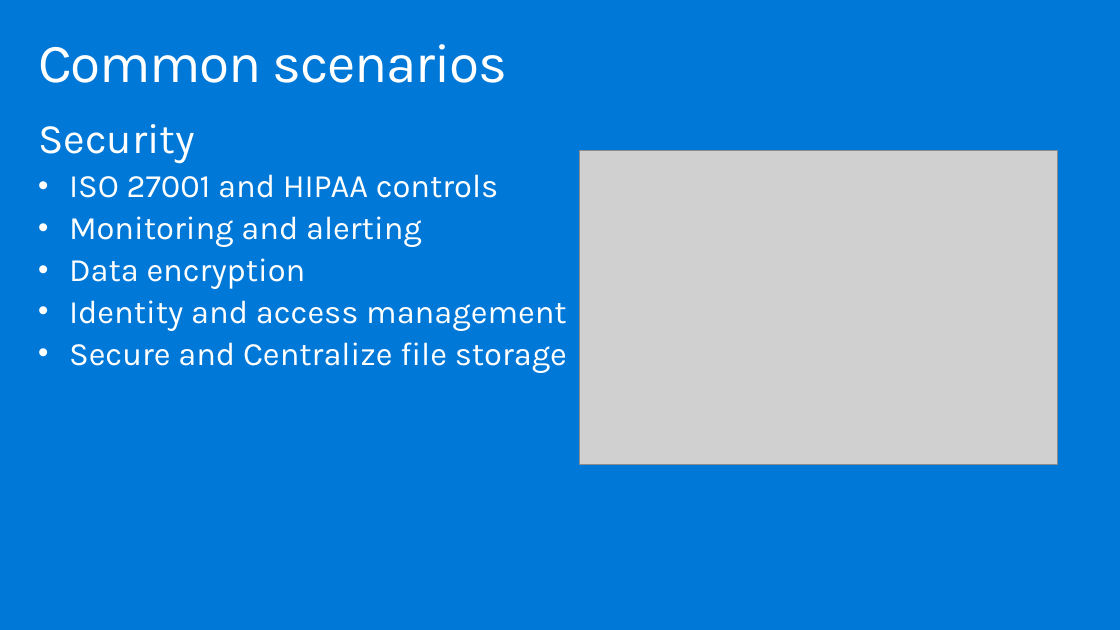
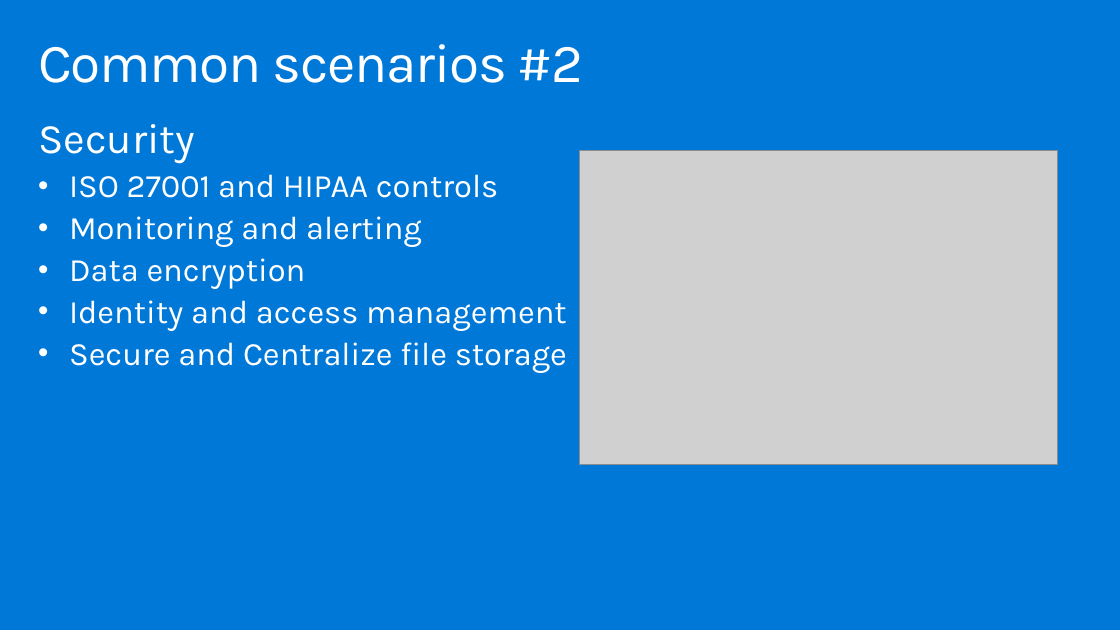
Before and after one commit to dwnatwick/MCW-Windows-Virtual-Desktop, a slide deck: slide 14 of Whiteboard-design-session/WDS trainer presentation - Windows Virtual Desktop.pptx. Drawn at 1120x630 pixels with LibreOffice and Linux fonts; fonts in the diff are those of the drawing; grey boxes stand for pictures. Boxes give left, top, right and bottom in pixels: in the first picture for what was removed or moved away, otherwise in the second. Text is boxed around its words. In the diff, an @@ line names an element or a change of style, - is before the commit and + after.

```diff
--- a/Whiteboard-design-session/WDS trainer presentation - Windows Virtual Desktop.pptx
+++ b/Whiteboard-design-session/WDS trainer presentation - Windows Virtual Desktop.pptx
@@ title at box(38, 44, 583, 83): text changed @@
-Common scenarios
+Common scenarios #2
```
Also in this commit, not shown: 16 other slides changed.
